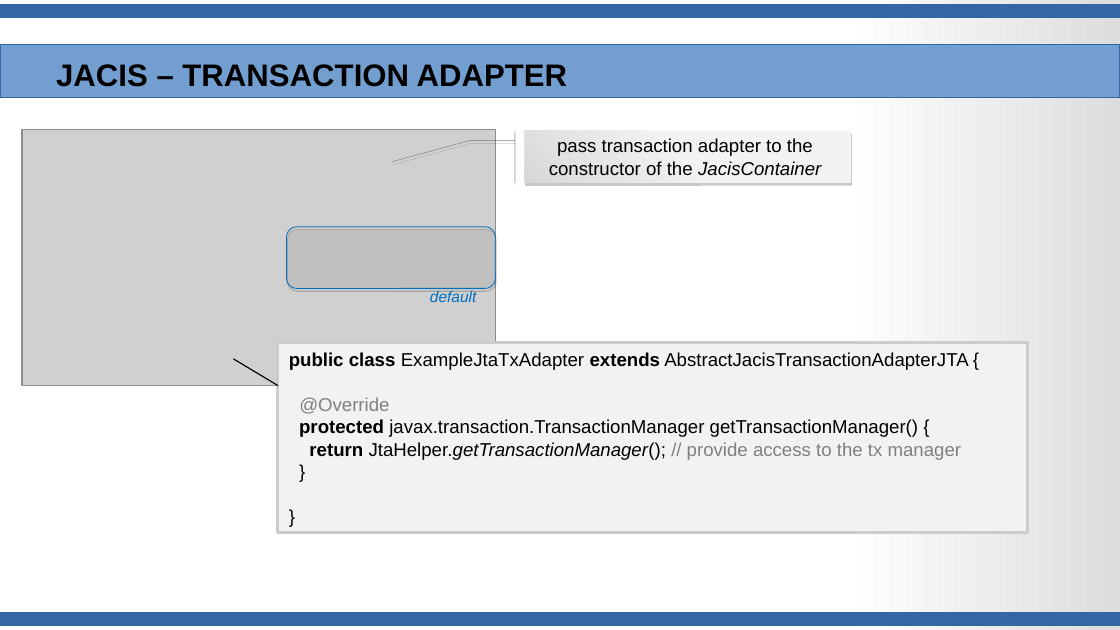
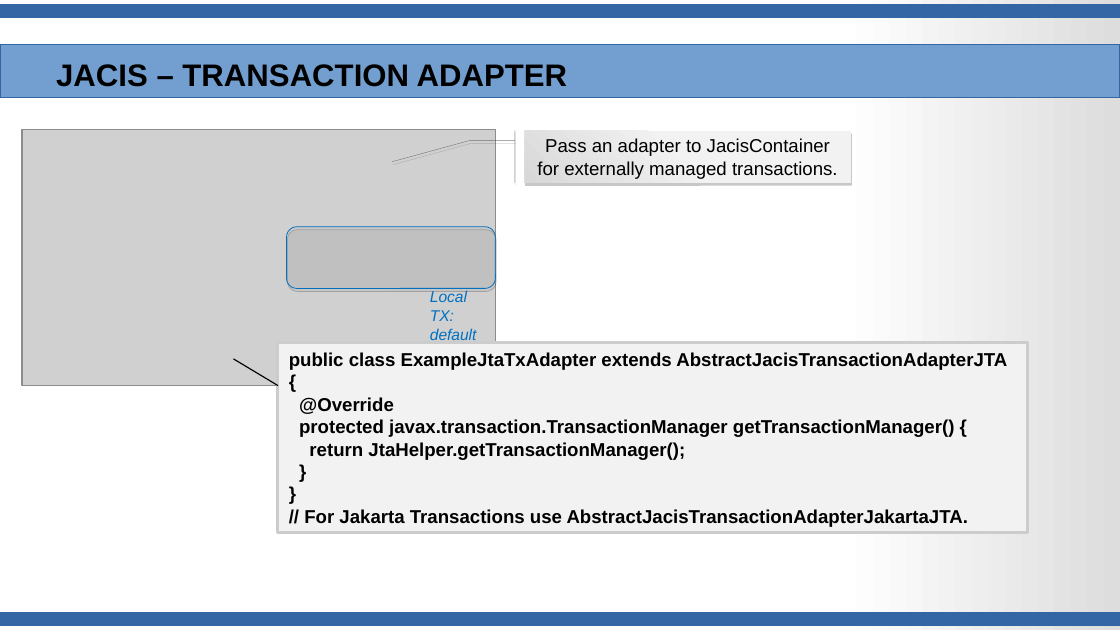
Before and after one commit to JanWiemer/jacis, a slide deck: slide 24 of doc/JACIS-Presentation.odp. Drawn at 1120x630 pixels with LibreOffice and Linux fonts; fonts in the diff are those of the drawing; grey boxes stand for pictures. Boxes give left, top, right and bottom in pixels: in the first picture for what was removed or moved away, otherwise in the second. Text is boxed around its words. In the diff, an @@ line names an element or a change of style, - is before the commit and + after.

```diff
--- a/doc/JACIS-Presentation.odp
+++ b/doc/JACIS-Presentation.odp
@@ text in accent callout at <box>537,138,838,179</box>: text changed @@
-pass transaction adapter to the
-constructor of the JacisContainer
+Pass an adapter to JacisContainer for externally managed transactions.
@@ text at <box>430,290,477,340</box>: text changed @@
-default
+Local TX: default
@@ text in rectangle at <box>289,352,1007,437</box>: bold on in "ExampleJtaTxAdapter AbstractJacisTransactionAdapterJTA {", "@Override", "javax.transaction.TransactionManager getTransactionManager() ...", "}" and 1 more places; text colour #808080 to #000000, italic off in "@Override" @@
@@ text in rectangle at <box>309,442,685,460</box>: text changed; bold on @@
-return JtaHelper.getTransactionManager(); // provide access to the tx manager
+return JtaHelper.getTransactionManager();
@@ text in rectangle at <box>304,509,968,527</box>: paragraph added @@
+// For Jakarta Transactions use AbstractJacisTransactionAdapterJakartaJTA.
```
Also in this commit, not shown: 20 other slides changed, 1 other file.
